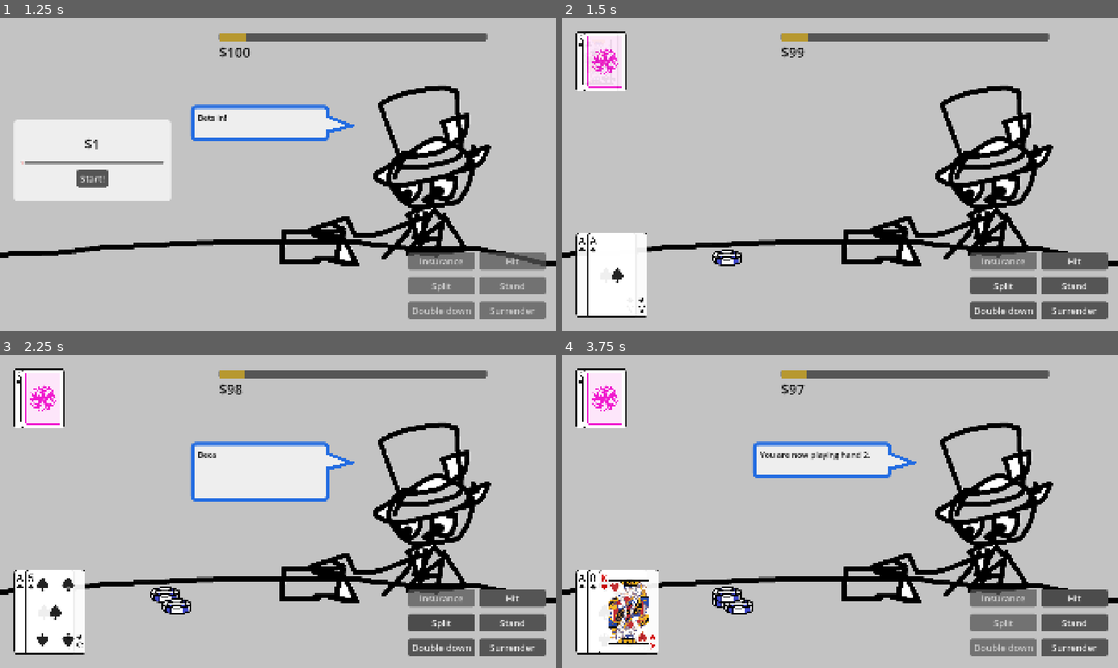
Above: before the commit, frames 1-4 (two rows, left to right).
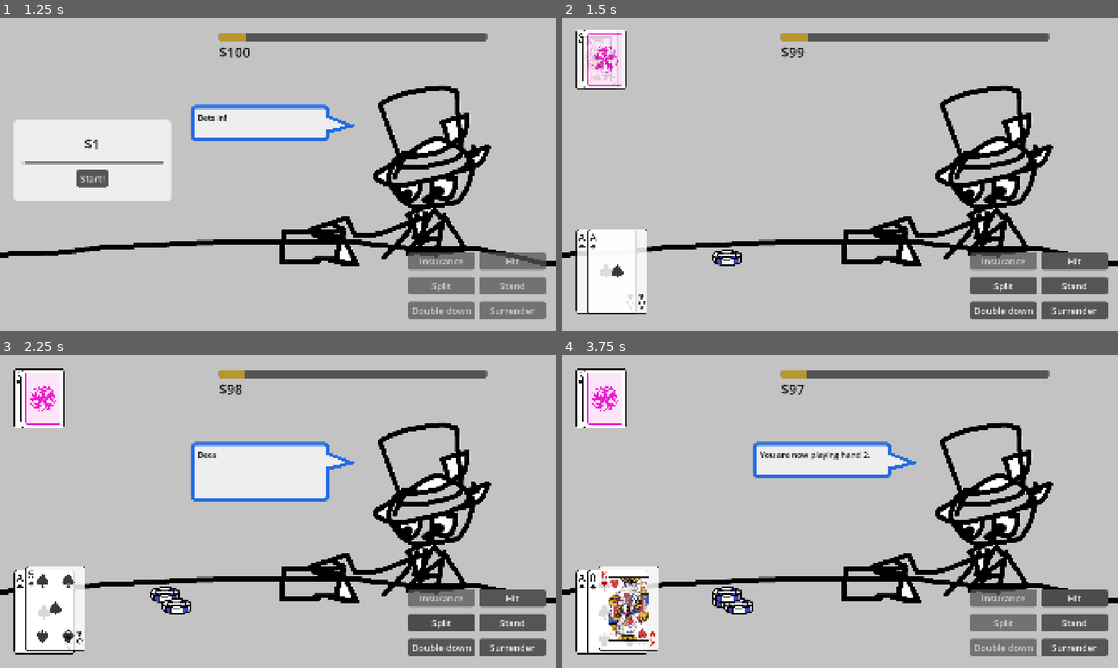
Above: after the commit, the same moments.

Repository: Tofutush/blackjack-with-sky
Game: Godot game, scene res://scenes/Start/Start.tscn
Same seed, same stepped clock (60 frames per second), same inputs: the game is played once before the commit and once after it.
Inputs:
- Up to frame 1 (1.25 s): click "Start" at 0.5 s
- Up to frame 2 (1.5 s): click "Start!" at 1.25 s
- Up to frame 3 (2.25 s): click "Split" at 2 s
- Up to frame 4 (3.75 s): click "Double down" at 2.75 s; click "Hit" at 3.5 s

Frame 1 is identical in both runs. In frame 2, 1.2% of the frame differs, in the area x 2-16%, y 3-96%; in frame 3, 0.5%; in frame 4, 1.5%, in the area x 6-18%, y 67-96%.

Commit message:
animaiton done!(?

Diff:
--- a/scenes/CardDisplay/card_display.gd
+++ b/scenes/CardDisplay/card_display.gd
@@ -11,7 +11,7 @@
 
 func _ready() -> void:
 	texture = texture.duplicate()
-	$AnimationPlayer.play("fadein")
+	$AnimationPlayer.play("slidein")
 
 ## show the front of this card
 func showFront() -> void:
--- a/scenes/CardDisplay/card_display.tscn
+++ b/scenes/CardDisplay/card_display.tscn
@@ -32,21 +32,16 @@
 "points": PackedFloat32Array(1, -0.1, 0, 0.1, 0),
 "times": PackedFloat32Array(0)
 }
-
-[sub_resource type="Animation" id="Animation_mqors"]
-resource_name = "enter"
-length = 0.2
-tracks/0/type = "value"
-tracks/0/imported = false
-tracks/0/enabled = true
-tracks/0/path = NodePath(".:modulate")
-tracks/0/interp = 2
-tracks/0/loop_wrap = true
-tracks/0/keys = {
-"times": PackedFloat32Array(0, 0.2),
-"transitions": PackedFloat32Array(1, 1),
-"update": 0,
-"values": [Color(1, 1, 1, 0), Color(1, 1, 1, 1)]
+tracks/2/type = "bezier"
+tracks/2/imported = false
+tracks/2/enabled = true
+tracks/2/path = NodePath(".:position:y")
+tracks/2/interp = 1
+tracks/2/loop_wrap = true
+tracks/2/keys = {
+"handle_modes": PackedInt32Array(0),
+"points": PackedFloat32Array(-48, -0.1, 0, 0.1, 0),
+"times": PackedFloat32Array(0)
 }
 
 [sub_resource type="Animation" id="Animation_5qe4c"]
@@ -79,19 +74,47 @@
 "times": PackedFloat32Array(0, 0.2)
 }
 
+[sub_resource type="Animation" id="Animation_i0e4o"]
+resource_name = "slide"
+length = 0.2
+tracks/0/type = "bezier"
+tracks/0/imported = false
+tracks/0/enabled = true
+tracks/0/path = NodePath(".:position:y")
+tracks/0/interp = 1
+tracks/0/loop_wrap = true
+tracks/0/keys = {
+"handle_modes": PackedInt32Array(0, 2),
+"points": PackedFloat32Array(-48, -0.1, 0, 0.1, 0, 0, -0.033333335, -8, 0, 0),
+"times": PackedFloat32Array(0, 0.2)
+}
+tracks/1/type = "value"
+tracks/1/imported = false
+tracks/1/enabled = true
+tracks/1/path = NodePath(".:modulate")
+tracks/1/interp = 1
+tracks/1/loop_wrap = true
+tracks/1/keys = {
+"times": PackedFloat32Array(0, 0.2),
+"transitions": PackedFloat32Array(1, 1),
+"update": 0,
+"values": [Color(1, 1, 1, 0), Color(1, 1, 1, 1)]
+}
+
 [sub_resource type="AnimationLibrary" id="AnimationLibrary_sda2w"]
 _data = {
 &"RESET": SubResource("Animation_sda2w"),
 &"expand": SubResource("Animation_57mdg"),
-&"fadein": SubResource("Animation_mqors"),
+&"slidein": SubResource("Animation_i0e4o"),
 &"squash": SubResource("Animation_5qe4c")
 }
 
 [node name="CardDisplay" type="TextureRect"]
 modulate = Color(1, 1, 1, 0)
 texture_filter = 1
+offset_top = -48.0
 offset_right = 209.0
-offset_bottom = 294.0
+offset_bottom = 246.0
 pivot_offset = Vector2(104.5, 147)
 texture = SubResource("AtlasTexture_k3004")
 script = ExtResource("2_mqors")
